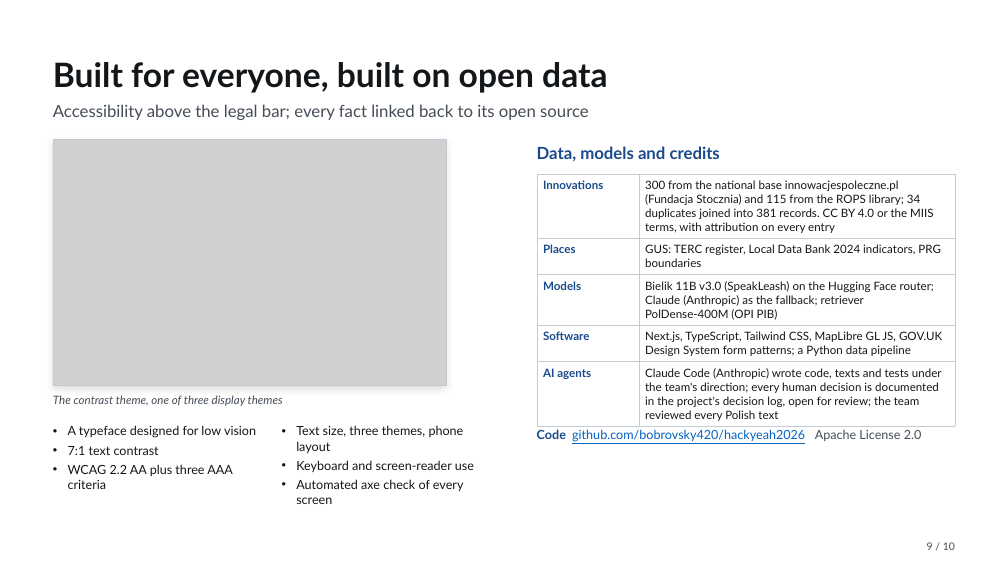
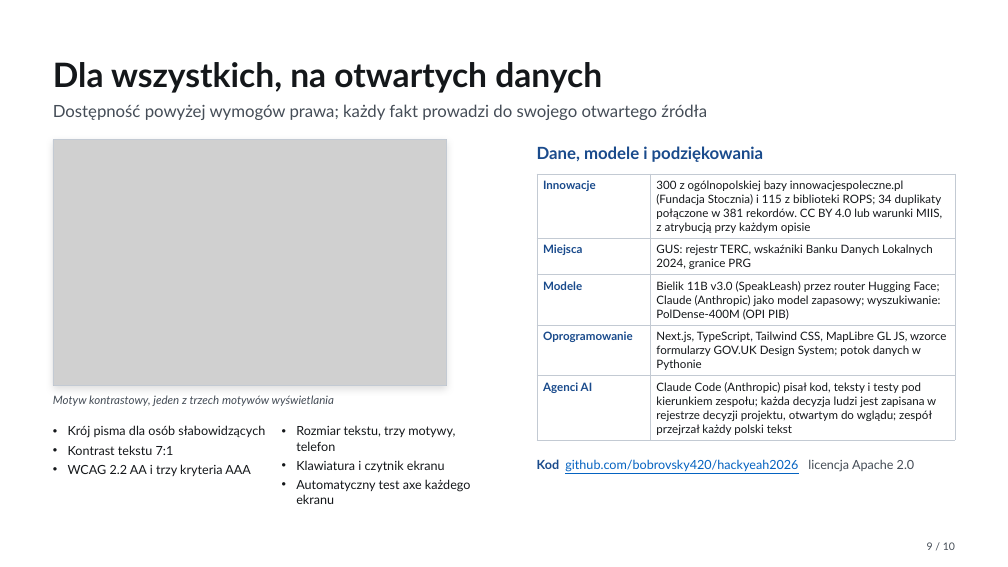
Before and after one commit to bobrovsky420/hackyeah2026, a slide deck: slide 9 of docs/presentation/presentation.pptx. Drawn at 1008x567 pixels with LibreOffice and Linux fonts; fonts in the diff are those of the drawing; grey boxes stand for pictures. Boxes give left, top, right and bottom in pixels: in the first picture for what was removed or moved away, otherwise in the second. Text is boxed around its words. In the diff, an @@ line names an element or a change of style, - is before the commit and + after.

Commit message:
Translate the submission, the deck and the pitch scripts into Polish and show the built ROPS panel and challenge modules

```diff
--- a/docs/presentation/presentation.pptx
+++ b/docs/presentation/presentation.pptx
@@ text at box(53, 62, 707, 120): text changed @@
-Built for everyone, built on open data
-Accessibility above the legal bar; every fact linked back to its open source
+Dla wszystkich, na otwartych danych
+Dostępność powyżej wymogów prawa; każdy fakt prowadzi do swojego otwartego źródła
@@ text at box(537, 146, 764, 162): text changed @@
-Data, models and credits
+Dane, modele i podziękowania
@@ table at box(537, 174, 955, 439) @@
-row 1, column 1: Innovations
+row 1, column 1: Innowacje
-row 1, column 2: 300 from the national base innowacjespoleczne.pl (Fundacja Stocznia) and 115 from the ROPS library; 34 duplicates joined into 381 records. CC BY 4.0 or the MIIS terms, with attribution on every entry
+row 1, column 2: 300 z ogólnopolskiej bazy innowacjespoleczne.pl (Fundacja Stocznia) i 115 z biblioteki ROPS; 34 duplikaty połączone w 381 rekordów. CC BY 4.0 lub warunki MIIS, z atrybucją przy każdym opisie
-row 2, column 1: Places
+row 2, column 1: Miejsca
-row 2, column 2: GUS: TERC register, Local Data Bank 2024 indicators, PRG boundaries
+row 2, column 2: GUS: rejestr TERC, wskaźniki Banku Danych Lokalnych 2024, granice PRG
-row 3, column 1: Models
+row 3, column 1: Modele
-row 3, column 2: Bielik 11B v3.0 (SpeakLeash) on the Hugging Face router; Claude (Anthropic) as the fallback; retriever PolDense-400M (OPI PIB)
+row 3, column 2: Bielik 11B v3.0 (SpeakLeash) przez router Hugging Face; Claude (Anthropic) jako model zapasowy; wyszukiwanie: PolDense-400M (OPI PIB)
-row 4, column 1: Software
+row 4, column 1: Oprogramowanie
-row 4, column 2: Next.js, TypeScript, Tailwind CSS, MapLibre GL JS, GOV.UK Design System form patterns; a Python data pipeline
+row 4, column 2: Next.js, TypeScript, Tailwind CSS, MapLibre GL JS, wzorce formularzy GOV.UK Design System; potok danych w Pythonie
-row 5, column 1: AI agents
+row 5, column 1: Agenci AI
-row 5, column 2: Claude Code (Anthropic) wrote code, texts and tests under the team's direction; every human decision is documented in the project's decision log, open for review; the team reviewed every Polish text
+row 5, column 2: Claude Code (Anthropic) pisał kod, teksty i testy pod kierunkiem zespołu; każda decyzja ludzi jest zapisana w rejestrze decyzji projektu, otwartym do wglądu; zespół przejrzał każdy polski tekst
@@ text at box(53, 395, 334, 406): text changed @@
-The contrast theme, one of three display themes
+Motyw kontrastowy, jeden z trzech motywów wyświetlania
@@ text at box(68, 425, 265, 476): text changed @@
-• A typeface designed for low vision
-• 7:1 text contrast
-• WCAG 2.2 AA plus three AAA criteria
+• Krój pisma dla osób słabowidzących
+• Kontrast tekstu 7:1
+• WCAG 2.2 AA i trzy kryteria AAA
@@ text at box(296, 426, 471, 504): text changed @@
-• Text size, three themes, phone layout
-• Keyboard and screen-reader use
-• Automated axe check of every screen
+• Rozmiar tekstu, trzy motywy, telefon
+• Klawiatura i czytnik ekranu
+• Automatyczny test axe każdego ekranu
@@ text at box(537, 459, 915, 472): text changed @@
-Code github.com/bobrovsky420/hackyeah2026 Apache License 2.0
+Kod github.com/bobrovsky420/hackyeah2026 licencja Apache 2.0
```
Also in this commit, not shown: 4 other slides changed, 5 slides added, 5 slides removed, 5 other files.
